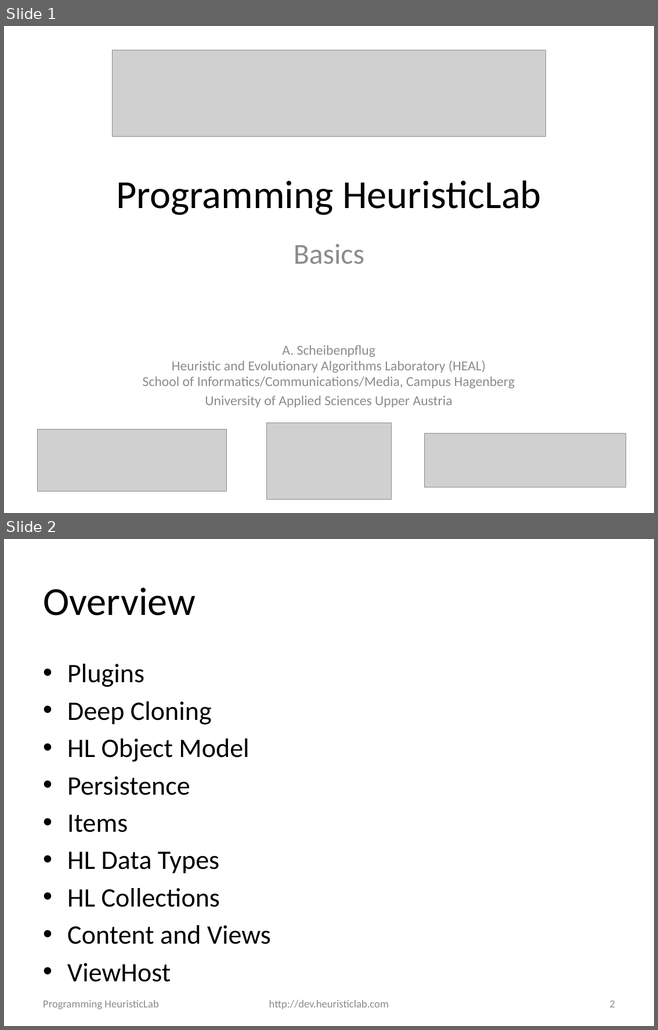
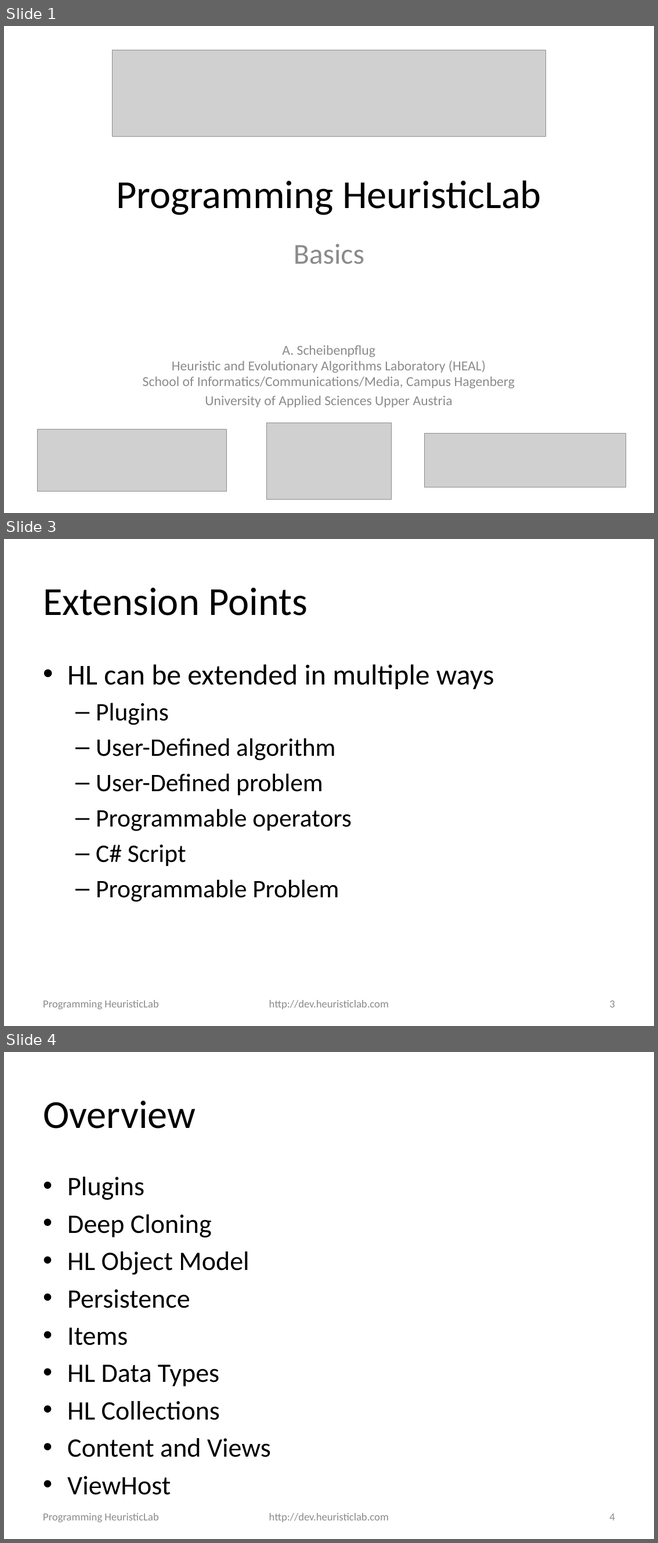
Before and after one commit to heal-research/HeuristicLab, a slide deck: documentation/Tutorials/Programming HeuristicLab - Basics.pptx. Shown one above the other, each under a label of ours: slides 1 and 2 before the commit, slides 1, 3 and 4 after it; the slides between them are not shown. The pictures are 658x1030 and 658x1543 pixels, drawn with LibreOffice and Linux fonts; fonts in the diff are those of the drawing; grey boxes stand for pictures; background and template pictures are left out. Boxes give left, top, right and bottom in pixels: in the first picture for what was removed or moved away, otherwise in the second. Text is boxed around its words. In the diff, an @@ line names an element or a change of style, - is before the commit and + after.

Commit message:
#2317 updated programming HL slides

```diff
--- a/documentation/Tutorials/Programming HeuristicLab - Basics.pptx
+++ b/documentation/Tutorials/Programming HeuristicLab - Basics.pptx
@@ slide 3 added at [4,539,654,1026], background #FFFFFF @@
@@ title added at [43,588,307,616], 44 pt, text #000000 @@
+Extension Points
@@ text added at [67,664,494,902], 28 pt, text #000000 @@
+• HL can be extended in multiple ways
+  – Plugins
+  – User-Defined algorithm
+  – User-Defined problem
+  – Programmable operators
+  – C# Script
+  – Programmable Problem
@@ text added at [43,1000,158,1009], 12 pt, text #8C8C8C @@
+Programming HeuristicLab
@@ text added at [269,1000,389,1009], 12 pt, text #8C8C8C @@
+http://dev.heuristiclab.com
@@ page number added at [609,1001,614,1008], 12 pt, text #8C8C8C @@
+3
@@ what was slide 2 is now slide 4 @@
@@ page number at [609,1514,614,1521]: text changed @@
-2
+4
```
Also in this commit, not shown: 1 other slide added, 1 other file.
